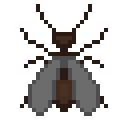
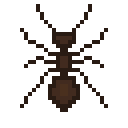
Two versions of the same layered image (128x128). Layer-by-layer changes:
hid "wings" over 28, 56, 100, 116
